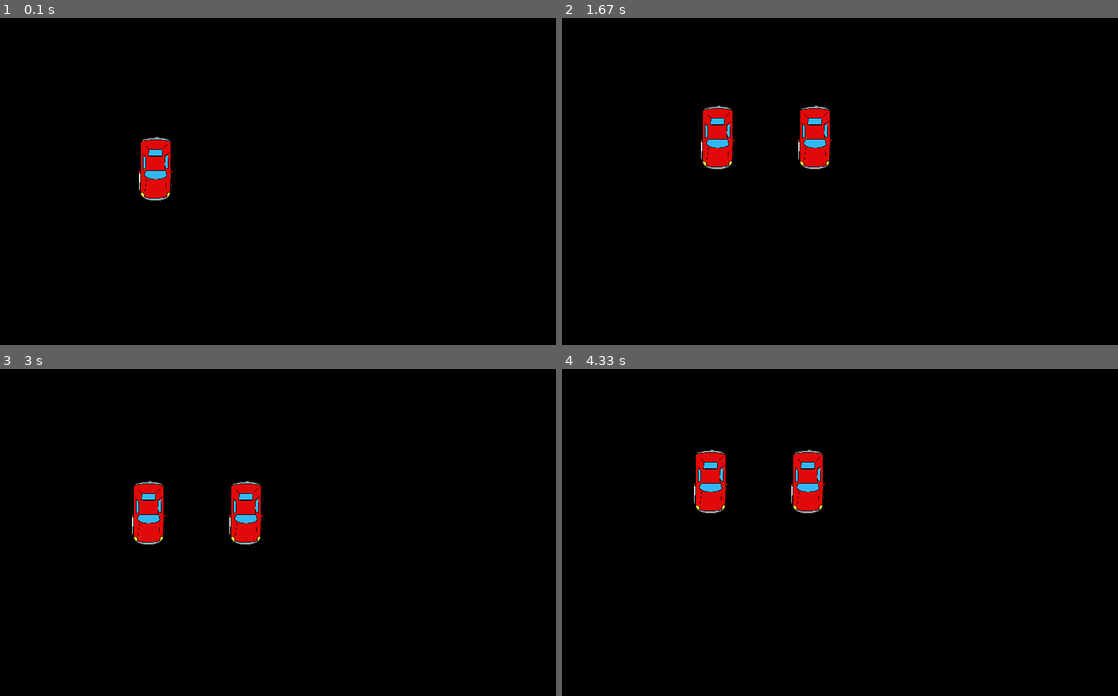
Above: before the commit, frames 1-4 (two rows, left to right).
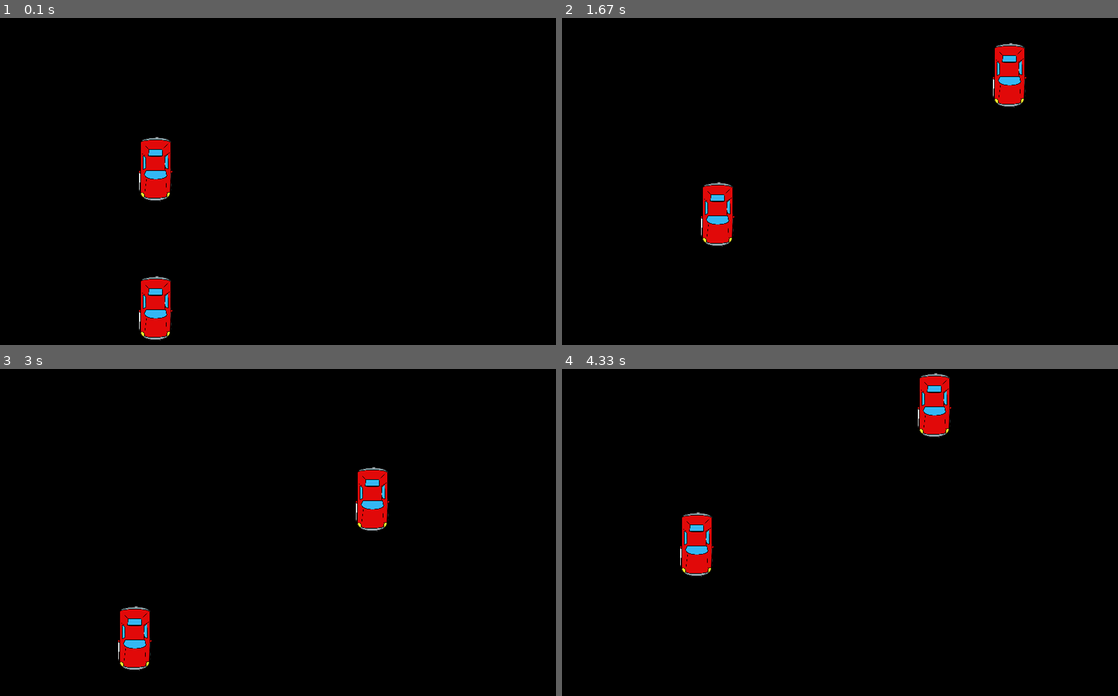
Above: after the commit, the same moments.

Repository: jeffreyrainy/pygame
Game: pygame game, started from base/main.py
The game is run twice, just before and just after one commit, with the same random seed, the same clock (stepped at 60 frames per second) and the same inputs.
Inputs:
- Up to frame 1 (0.1 s): no input
- Up to frame 2 (1.67 s): hold A 0.33-0.8 s; hold Right 0.33-0.8 s; hold Right 0.83-1.3 s; hold D 0.83-1.3 s; hold Up 1.33-1.63 s; hold W 1.33-1.63 s
- Up to frame 3 (3 s): hold Right 1.67-2.13 s; hold D 1.67-2.13 s; hold Left 2.17-2.7 s; hold A 2.17-2.7 s; hold Down from 2.73 s (still down); hold S from 2.73 s (still down)
- Up to frame 4 (4.33 s): release Down at 3.03 s; release S at 3.03 s; hold Left 3.07-3.47 s; hold A 3.07-3.47 s; hold Up 3.5-3.87 s; hold W 3.5-3.87 s; hold Right from 3.9 s (still down); hold D from 3.9 s (still down)

The runs differ from the first frame. In frame 1, 1.0% of the frame differs, in the area x 25-31%, y 36-99%; in frame 2, 4.1%, in the area x 25-84%, y 7-70%; in frame 3, 4.1%; in frame 4, 4.1%.

Commit message:
voiture 1 clip mur

Diff:
--- a/base/basegame.py
+++ b/base/basegame.py
@@ -9,8 +9,8 @@
         pygame.init()
         self.clockFPS = pygame.time.Clock()
         self.displaySurf = pygame.display.set_mode((800, 600))
-        self.v1 = Voiture()
-        self.v2 = Voiture()
+        self.v1 = Voiture(200, 200)
+        self.v2 = Voiture(200, 400)
     def events(self):
 
         for event in pygame.event.get():
@@ -19,27 +19,50 @@
 
         self.pressed_keys = pygame.key.get_pressed()
 
+    def clip(self, x, y, sprite):
+        if x < 0 :
+            x = 0
+        if y < 0:
+            y = 0
+        limitX = self.displaySurf.get_width() - sprite.get_width()
+        if x > limitX:
+            x = limitX
+        limitY = self.displaySurf.get_height() - sprite.get_height()
+        if y > limitY :
+            y = limitY
+        return (x, y)
+
     def update(self):
 
+        x = self.v1.posX
+        y = self.v1.posY
+
         if self.pressed_keys[K_LEFT]:
-            self.v1.posX = self.v1.posX - 5
+            x = self.v1.posX - 15
         if self.pressed_keys[K_RIGHT]:
-            self.v1.posX = self.v1.posX + 5
+            x = self.v1.posX + 15
         if self.pressed_keys[K_UP]:
-            self.v1.posY = self.v1.posY - 5
+            y = self.v1.posY - 15
         if self.pressed_keys[K_DOWN]:
-            self.v1.posY = self.v1.posY + 5
+            y = self.v1.posY + 15
+
+        (x, y) = self.clip(x, y, self.v1.sprite)
+
+        self.v1.posX = x
+        self.v1.posY = y
 
         if self.pressed_keys[K_a]:
-            self.v2.posX = self.v2.posX - 5
+            self.v2.posX = self.v2.posX - 15
         if self.pressed_keys[K_d]:
-            self.v2.posX = self.v2.posX + 5
+            self.v2.posX = self.v2.posX + 15
         if self.pressed_keys[K_w]:
-            self.v2.posY = self.v2.posY - 5
+            self.v2.posY = self.v2.posY - 15
         if self.pressed_keys[K_s]:
-            self.v2.posY = self.v2.posY + 5
+            self.v2.posY = self.v2.posY + 15
 
         self.clockFPS.tick(30)
+
+
 
     def display(self):
 
--- a/base/voiture.py
+++ b/base/voiture.py
@@ -2,7 +2,7 @@
 from pygame.locals import *
 
 class Voiture():
-    def __init__(self):
+    def __init__(self, posX, posY):
         self.sprite = pygame.image.load("Enemy.png")
-        self.posX = 200
-        self.posY = 200
+        self.posX = posX
+        self.posY = posY
